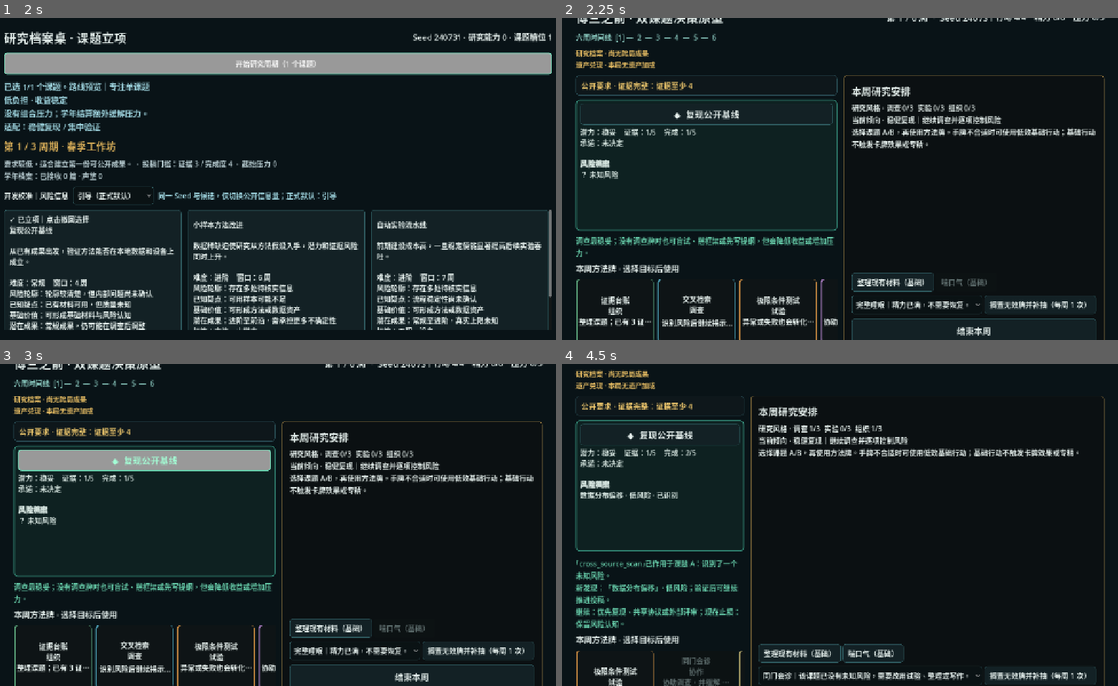
Above: before the commit, frames 1-4 (two rows, left to right).
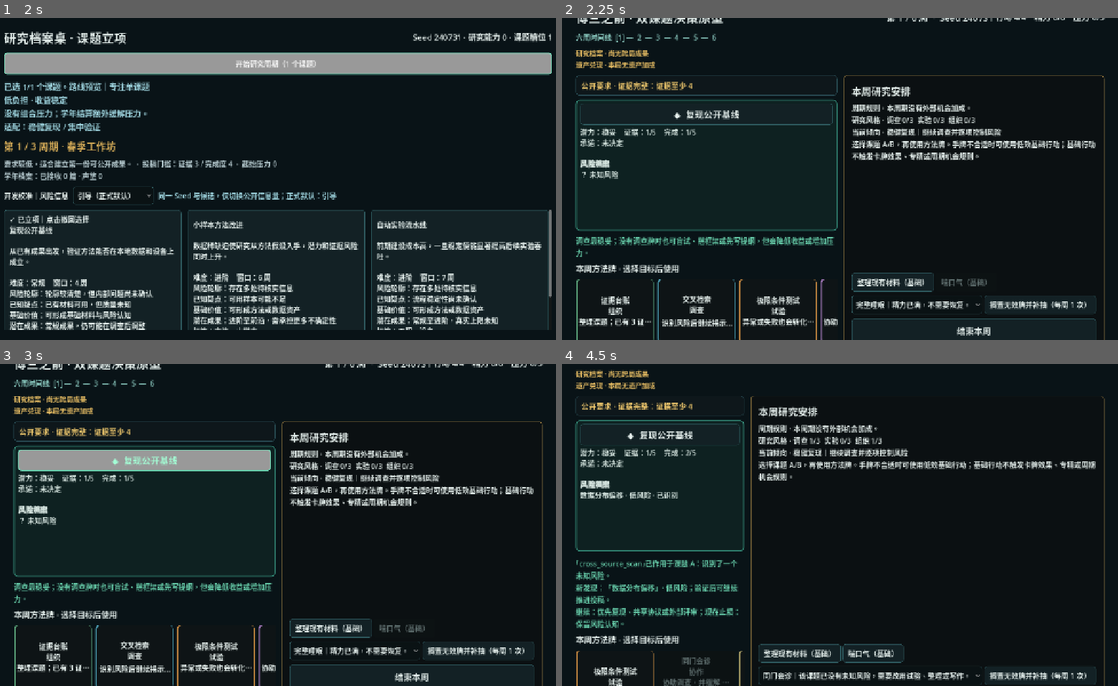
Above: after the commit, the same moments.

Repository: wangyuanjie035-creator/-test
Game: Godot game, scene res://scenes/topic_pool/dynamic_topic_entry.tscn
Same seed, same stepped clock (60 frames per second), same inputs: the game is played once before the commit and once after it.
Inputs:
- Up to frame 1 (2 s): click "引导（正式默认）" at 0.5 s; click "复现公开基线 从已有成果出发，验证方法能否在本地数据和设备…" at 1.25 s
- Up to frame 2 (2.25 s): click "开始研究周期（1 个课题）" at 2 s
- Up to frame 3 (3 s): click "◆ 复现公开基线" at 2.75 s
- Up to frame 4 (4.5 s): click "证据台账 组织 整理课题；已有 3 证据时额外获得 1 完…" at 3.5 s; click "交叉检索 调查 识别风险后继续揭示另一个未知风险，但压力 …" at 4.25 s

Frame 1 is identical in both runs. In frame 2, 2.7% of the frame differs, in the area x 52-97%, y 26-45%; in frame 3, 2.7%; in frame 4, 3.0%, in the area x 35-97%, y 18-37%.

Commit message:
feat: make academic opportunities shape each cycle

Diff:
--- a/scripts/academic_year/model/academic_opportunity_effect_adapter.gd
+++ b/scripts/academic_year/model/academic_opportunity_effect_adapter.gd
@@ -11,21 +11,24 @@
 			return {
 				"id": effect_id,
 				"action_points": 1,
-				"summary": "跨组协作：首周行动 +1",
+				"cycle_rule_id": &"collaboration_rhythm",
+				"summary": "跨组协作：首周行动 +1；每周首次组织/协作返还 1 行动",
 			}
 		&"industry_window":
 			return {
 				"id": effect_id,
 				"evidence": 1,
 				"risk_reveals": 1,
-				"summary": "产业反馈：证据 +1，并识别首项风险",
+				"cycle_rule_id": &"industry_milestone",
+				"summary": "产业反馈：证据 +1、识别首项风险；每周首次受控实验完成度 +1",
 			}
 		&"failure_asset_pilot":
 			return {
 				"id": effect_id,
 				"evidence": 1,
 				"completion": 1,
-				"summary": "失败成果试点：证据 +1、完成度 +1",
+				"cycle_rule_id": &"prototype_learning",
+				"summary": "失败成果试点：证据/完成度 +1；每周首次盲试或异常转化为原型资产",
 			}
 		_:
 			return {}
--- a/scripts/dual_topic/model/dual_topic_run_model.gd
+++ b/scripts/dual_topic/model/dual_topic_run_model.gd
@@ -38,6 +38,8 @@
 var carryover_applied: bool = false
 var opening_modifier_applied: bool = false
 var opening_modifier_history: Array[Dictionary] = []
+var academic_cycle_rule_id: StringName = &""
+var academic_rule_triggered_weeks: Dictionary[int, bool] = {}
 var method_category_uses: Array[int] = [0, 0, 0, 0, 0]
 var cooperation_result_count: int = 0
 var cross_topic_synergy_count: int = 0
@@ -81,6 +83,8 @@
 	carryover_applied = false
 	opening_modifier_applied = false
 	opening_modifier_history.clear()
+	academic_cycle_rule_id = &""
+	academic_rule_triggered_weeks.clear()
 	method_category_uses = [0, 0, 0, 0, 0]
 	cooperation_result_count = 0
 	cross_topic_synergy_count = 0
@@ -152,6 +156,7 @@
 			break
 		risks_revealed += 1
 	action_points += action_points_gain
+	academic_cycle_rule_id = StringName(modifier.get("cycle_rule_id", &""))
 	opening_modifier_applied = true
 	var record: Dictionary = {
 		"id": StringName(modifier.get("id", &"")),
@@ -160,6 +165,7 @@
 		"completion_gain": completion_gain,
 		"risks_revealed": risks_revealed,
 		"summary": String(modifier.get("summary", "")),
+		"cycle_rule_id": academic_cycle_rule_id,
 	}
 	opening_modifier_history.append(record.duplicate(true))
 	return {"success": true, "record": record}
@@ -290,12 +296,87 @@
 	if card.category == DualTopicMethodCardDefinition.Category.COLLABORATION:
 		cooperation_result_count += 1
 	_apply_method_mastery(card.category, topic, result)
+	_apply_academic_cycle_rule(card, topic, result)
 	result["card_id"] = card.id
 	result["category"] = int(card.category)
 	result["category_uses"] = method_category_uses[card.category]
 	if not action_history.is_empty():
 		action_history[action_history.size() - 1] = result.duplicate(true)
 	return result
+
+
+func get_academic_cycle_rule_summary() -> String:
+	match academic_cycle_rule_id:
+		&"collaboration_rhythm":
+			return "周期规则 · 协作节奏：每周首次组织或协作方法返还 1 行动。"
+		&"industry_milestone":
+			return "周期规则 · 产业里程碑：每周首次完成受控实验，完成度 +1。"
+		&"prototype_learning":
+			return "周期规则 · 原型学习：每周首次盲试、异常或失败转为证据 +1、完成度 +1。"
+		_:
+			return "周期规则 · 本周期没有外部机会加成。"
+
+
+func _apply_academic_cycle_rule(
+	card: DualTopicMethodCardDefinition,
+	topic: DualTopicState,
+	result: Dictionary
+) -> void:
+	if academic_cycle_rule_id == &"" or academic_rule_triggered_weeks.has(week):
+		return
+	match academic_cycle_rule_id:
+		&"collaboration_rhythm":
+			if card.category not in [
+				DualTopicMethodCardDefinition.Category.ORGANIZATION,
+				DualTopicMethodCardDefinition.Category.COLLABORATION,
+			]:
+				return
+			action_points += 1
+			result["academic_rule_action_refund"] = 1
+			result["academic_rule_text"] = "协作节奏触发：返还 1 行动。"
+		&"industry_milestone":
+			if (
+				topic == null
+				or card.category != DualTopicMethodCardDefinition.Category.EXPERIMENT
+				or StringName(result.get("outcome", &"")) not in [
+					&"normal",
+					&"anomaly",
+					&"failed",
+				]
+			):
+				return
+			var completion_gain: int = topic.add_completion(
+				1,
+				&"industry_milestone"
+			)
+			result["academic_rule_completion"] = completion_gain
+			result["academic_rule_text"] = "产业里程碑触发：完成度 +%d。" % completion_gain
+		&"prototype_learning":
+			if (
+				topic == null
+				or card.category != DualTopicMethodCardDefinition.Category.EXPERIMENT
+				or StringName(result.get("outcome", &"")) not in [
+					&"blind_probe",
+					&"anomaly",
+					&"failed",
+				]
+			):
+				return
+			var evidence_gain: int = topic.add_evidence(1, &"prototype_learning")
+			var completion_gain: int = topic.add_completion(
+				1,
+				&"prototype_learning"
+			)
+			result["academic_rule_evidence"] = evidence_gain
+			result["academic_rule_completion"] = completion_gain
+			result["academic_rule_text"] = (
+				"原型学习触发：证据 +%d、完成度 +%d。"
+				% [evidence_gain, completion_gain]
+			)
+		_:
+			return
+	academic_rule_triggered_weeks[week] = true
+	result["action_points_left"] = action_points
 
 
 func can_perform_basic_action(
--- a/scripts/dual_topic/run/dual_topic_session.gd
+++ b/scripts/dual_topic/run/dual_topic_session.gd
@@ -386,6 +386,12 @@
 	if run_model == null:
 		return ""
 	return run_model.get_method_mastery_summary()
+
+
+func get_academic_cycle_rule_summary() -> String:
+	if run_model == null:
+		return ""
+	return run_model.get_academic_cycle_rule_summary()
 
 
 func get_action_failure_text(reason: StringName) -> String:
@@ -561,6 +567,9 @@
 	var special_feedback := _special_rule_feedback(result)
 	if not special_feedback.is_empty():
 		outcome += "\n" + special_feedback
+	var academic_rule_text: String = String(result.get("academic_rule_text", ""))
+	if not academic_rule_text.is_empty():
+		outcome += "\n" + academic_rule_text
 	return "「%s」已作用于课题 %s：%s" % [
 		card_id,
 		"A" if selected_topic_index == 0 else "B",
--- a/scripts/dual_topic/ui/dual_topic_prototype.gd
+++ b/scripts/dual_topic/ui/dual_topic_prototype.gd
@@ -118,7 +118,14 @@
 		_show_submission()
 	else:
 		phase_title.text = "本周研究安排"
-		phase_body.text = "%s\n选择课题 A/B，再使用方法牌。手牌不合适时可使用低效基础行动；基础行动不触发卡牌效果或专精。" % session.get_method_mastery_summary()
+		phase_body.text = (
+			"%s\n%s\n"
+			+ "选择课题 A/B，再使用方法牌。手牌不合适时可使用低效基础行动；"
+			+ "基础行动不触发卡牌效果、专精或周期机会规则。"
+		) % [
+			session.get_academic_cycle_rule_summary(),
+			session.get_method_mastery_summary(),
+		]
 		_show_basic_actions()
 		_show_blocked_card_cycle()
 		_show_portfolio_actions()
--- /dev/null
+++ b/scripts/tools/validate_phase_three_persistent_rules.gd
@@ -0,0 +1,103 @@
+extends SceneTree
+
+const ADAPTER := preload(
+	"res://scripts/academic_year/model/academic_opportunity_effect_adapter.gd"
+)
+const TOPIC: DualTopicDefinition = preload(
+	"res://data/dual_topic/topics/bold_topic_b.tres"
+)
+const CATALOG: DualTopicMethodCatalog = preload(
+	"res://data/dual_topic/methods/starter_method_catalog.tres"
+)
+
+
+func _initialize() -> void:
+	if not _validate_collaboration_rule():
+		return
+	if not _validate_industry_rule():
+		return
+	if not _validate_prototype_rule():
+		return
+	print("PHASE_THREE_PERSISTENT_RULES: PASS")
+	quit(0)
+
+
+func _validate_collaboration_rule() -> bool:
+	var model: DualTopicRunModel = _model(&"cooperation_opening")
+	var card: DualTopicMethodCardDefinition = _card(&"evidence_ledger")
+	var before: int = model.action_points
+	var first: Dictionary = model.perform_method_card(card, 0)
+	if int(first.get("academic_rule_action_refund", 0)) != 1:
+		return _fail("Collaboration did not refund the first qualifying action.")
+	if model.action_points != before:
+		return _fail("Collaboration refund did not preserve the weekly action budget.")
+	var second: Dictionary = model.perform_method_card(card, 0)
+	return _expect(
+		int(second.get("academic_rule_action_refund", 0)) == 0,
+		"Collaboration triggered more than once in one week."
+	)
+
+
+func _validate_industry_rule() -> bool:
+	var model: DualTopicRunModel = _model(&"industry_window")
+	var topic: DualTopicState = model.topics[0]
+	for risk: DualTopicRiskState in topic.risks:
+		if risk.knowledge_state == DualTopicRiskState.KnowledgeState.UNKNOWN:
+			risk.identify()
+			break
+	var before: int = topic.completion
+	var result: Dictionary = model.perform_method_card(_card(&"pilot_study"), 0)
+	return _expect(
+		int(result.get("academic_rule_completion", 0)) == 1
+		and topic.completion == before + 1,
+		"Industry milestone did not reward a controlled experiment."
+	)
+
+
+func _validate_prototype_rule() -> bool:
+	var model: DualTopicRunModel = _model(&"failure_asset_pilot")
+	var topic: DualTopicState = model.topics[0]
+	var before_evidence: int = topic.evidence
+	var before_completion: int = topic.completion
+	var result: Dictionary = model.perform_method_card(_card(&"pilot_study"), 0)
+	return _expect(
+		StringName(result.get("outcome", &"")) == &"blind_probe"
+		and int(result.get("academic_rule_evidence", 0)) == 1
+		and int(result.get("academic_rule_completion", 0)) == 1
+		and topic.evidence == before_evidence + 1
+		and topic.completion == before_completion + 1,
+		"Prototype learning did not convert a blind probe into playable progress."
+	)
+
+
+func _model(effect_id: StringName) -> DualTopicRunModel:
+	var model := DualTopicRunModel.new()
+	var definitions: Array[DualTopicDefinition] = [TOPIC]
+	if not model.setup(240731, definitions):
+		_fail("Could not configure research model.")
+	var decision: Dictionary = {"accepted": true, "effect_id": effect_id}
+	var modifier: Dictionary = ADAPTER.to_opening_modifier(decision)
+	if not bool(model.apply_opening_modifier(modifier).get("success", false)):
+		_fail("Could not apply persistent academic rule.")
+	return model
+
+
+func _card(card_id: StringName) -> DualTopicMethodCardDefinition:
+	for resource: Resource in CATALOG.cards:
+		var card: DualTopicMethodCardDefinition = resource as DualTopicMethodCardDefinition
+		if card != null and card.id == card_id:
+			return card
+	_fail("Required method card was not found.")
+	return null
+
+
+func _expect(condition: bool, message: String) -> bool:
+	if condition:
+		return true
+	return _fail(message)
+
+
+func _fail(message: String) -> bool:
+	push_error("PHASE_THREE_PERSISTENT_RULES: %s" % message)
+	quit(1)
+	return false
Not shown, changed: docs/game_design/DUAL_TOPIC_GDD_V4.md
Not shown, changed: docs/production/DUAL_TOPIC_SCHEDULE.md
